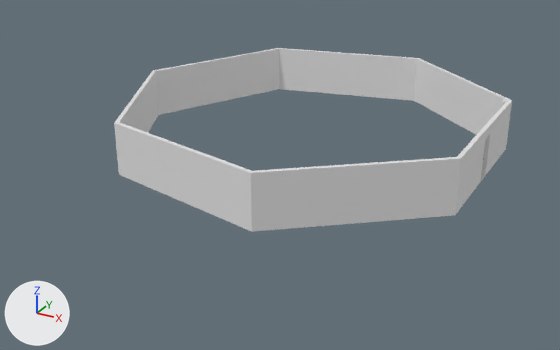
The Blender file res/mesh/blender/alpha.blend, before and after one commit.
The view is the same before and after, from a 50 mm camera at (16.2, -31.8, 13.9) aimed at (-0.4, -1.5, -1.2). Every picture has the same lights, and +X, +Y and +Z are marked at lower left.
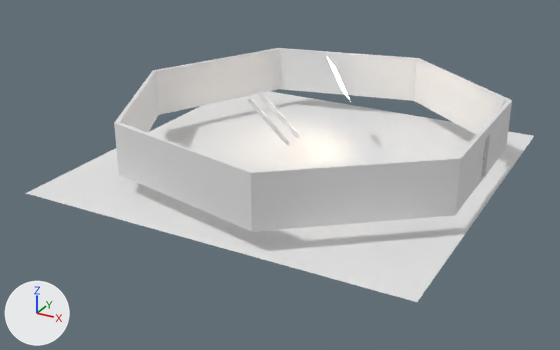
Where the change shows, as pixel boxes [x1, y1, x2, y2] in the pictures (560 x 350 px):
'FloorPlane', shown
    after: [26, 91, 534, 302]
'StaircaseA', shown
    after: [248, 92, 300, 145]
'BlenderLightPlane', shown
    after: [327, 58, 350, 100]

The change in detail:
Object 'StaircaseA' (ob_staircasea) is now shown.
Object 'FloorPlane' (ob_floorplane) is now shown.
Object 'BlenderLightPlane' (ob_blenderlightplane) is now shown.
